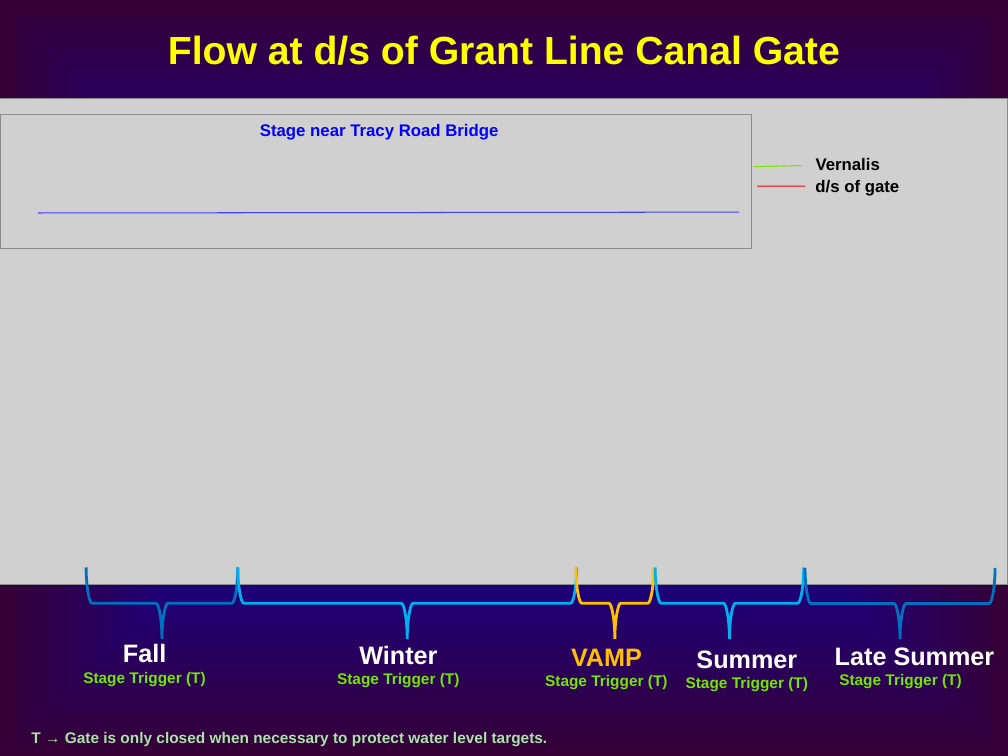
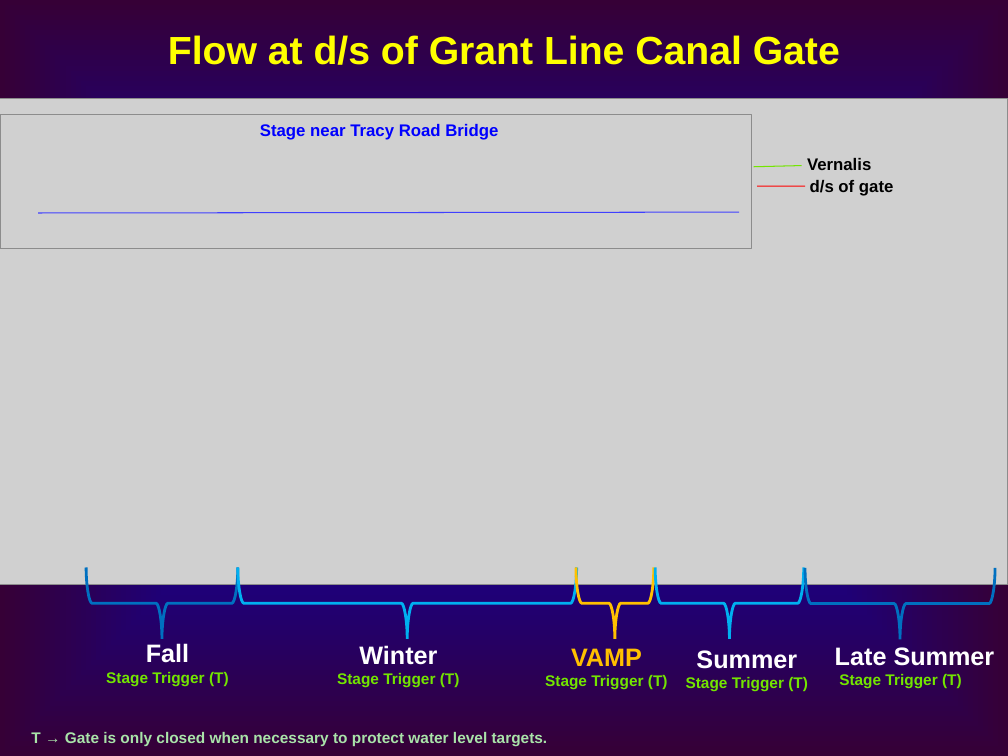
Before and after one commit to CADWRDeltaModeling/dsm2, a slide deck: slide 20 of dsm2/presentations/or2_sdip_oprules.ppt. Drawn at 1008x756 pixels with LibreOffice and Linux fonts; fonts in the diff are those of the drawing; grey boxes stand for pictures. Boxes give left, top, right and bottom in pixels: in the first picture for what was removed or moved away, otherwise in the second. Text is boxed around its words. In the diff, an @@ line names an element or a change of style, - is before the commit and + after.

```diff
--- a/dsm2/presentations/or2_sdip_oprules.ppt
+++ b/dsm2/presentations/or2_sdip_oprules.ppt
@@ text "Vernalis": place and size @@
-text "Vernalis" at [816,158,880,170]
+text "Vernalis" at [807,158,871,170]
@@ text "Vernalis" at [807,158,871,170]: alignment centre to left @@
@@ text "d/s of gate" at [810,180,893,196]: alignment centre to left @@
@@ text "Fall": place and size @@
-text "Fall" at [83,643,206,686]
+text "Fall" at [106,643,229,686]
```
Also in this commit, not shown: 4 other slides changed.
